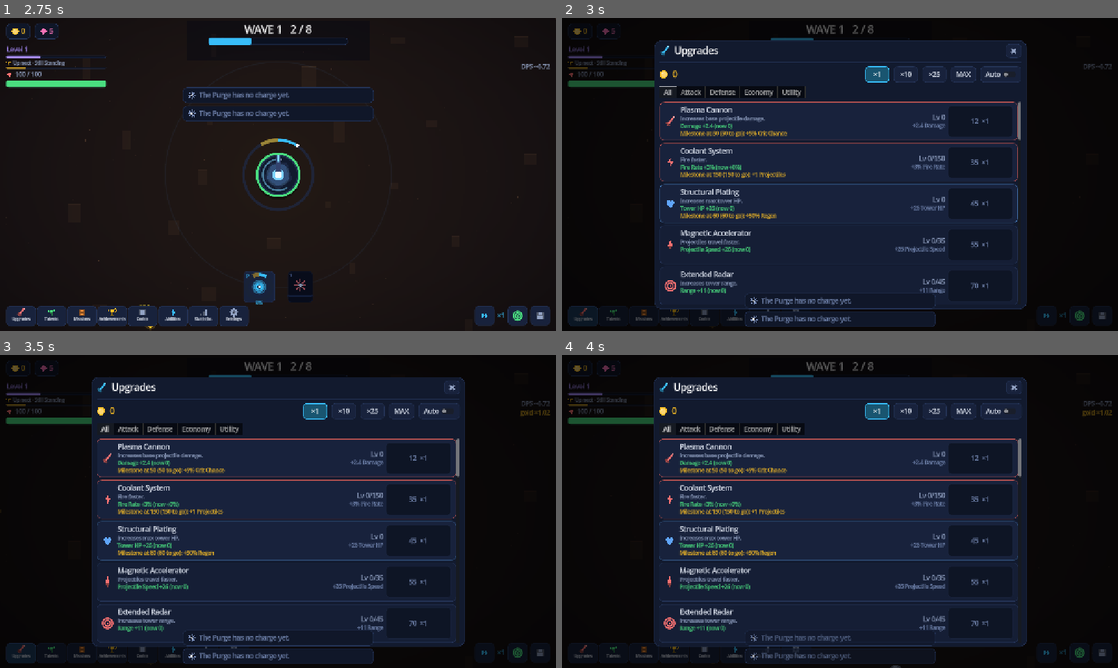
Above: before the commit, frames 1-4 (two rows, left to right).
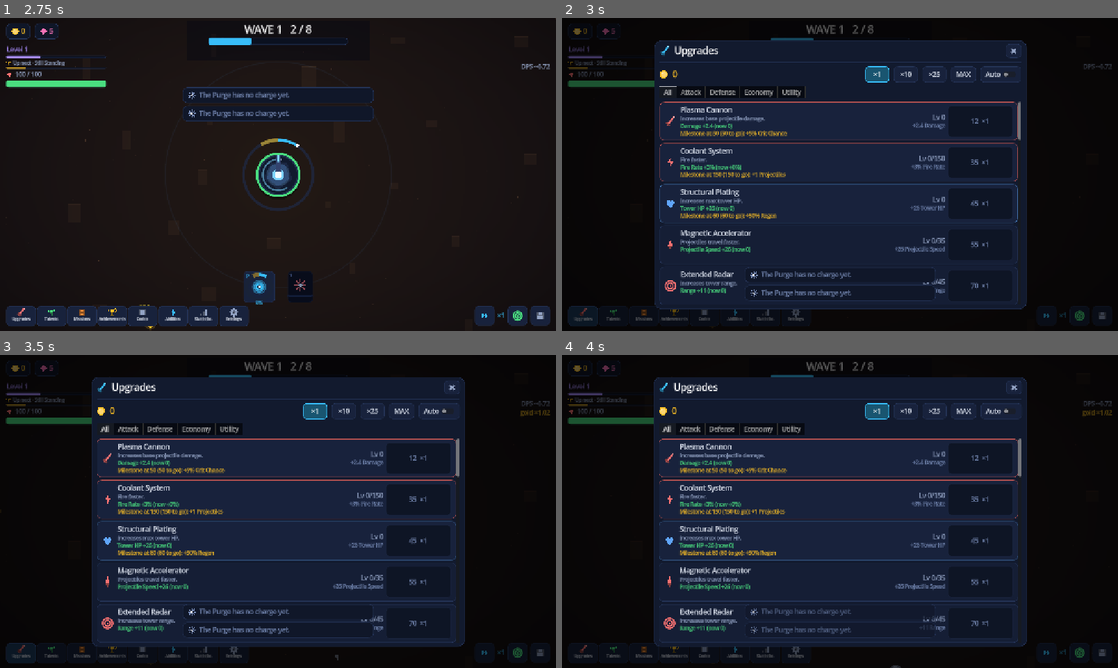
Above: after the commit, the same moments.

Repository: joabcostamd/joabcostamd
Game: Godot game, scene res://scenes/main.tscn
The game is run twice, just before and just after one commit, with the same random seed, the same clock (stepped at 60 frames per second) and the same inputs.
Inputs (mouse positions are in pixels of both pictures, inside the frame that each line leads up to):
- Up to frame 1 (2.75 s): click "START" at 0.5 s; click (261, 287) at 1.25 s; click "1" at 2 s
- Up to frame 2 (3 s): click (584, 315) at 2.77 s
- Up to frame 3 (3.5 s): no input
- Up to frame 4 (4 s): click (612, 652) at 3.52 s

Frame 1 is identical in both runs. In frame 2, 2.0% of the frame differs, in the area x 32-68%, y 79-99%; in frame 3, 2.3%, in the area x 32-68%, y 80-99%; in frame 4, 1.1%.

Commit message:
fix: os avisos fugiam para o rodape e o rodape ficou ocupado
Quarta vez que o mesmo defeito aparece, agora pelo outro lado. Os avisos ja
tinham aprendido a fugir de um painel aberto, depois do banner cinematografico,
depois do dialogo de evento — e o lugar para onde eles fugiam, o rodape, ficou
OCUPADO quando os doze botoes de painel ganharam rotulo. Numa captura da onda 93
o aviso "Algo atravessa a arena sem olhar para voce" e os rotulos "Conquistas",
"Codex" e "Habilidades" saiam impressos um por cima do outro, os dois ilegiveis.

A causa de fundo e que a faixa do rodape era um numero solto repetido em dois
arquivos. Agora e uma constante do kit (`UI.RODAPE_TOPO`, `RODAPE_BASE`,
`RODAPE_FOLGA`) que os dois lados leem: quem mexer na altura da barra mexe num
lugar so, e os avisos acompanham sozinhos.

5 assercoes novas (637 no total).

Co-Authored-By: Claude Opus 5 <noreply@anthropic.com>
Claude-Session: https://claude.ai/code/session_01KjywRohvpoYfEskZwwMkww

Diff:
--- a/torre-eterna/scripts/ui/hud.gd
+++ b/torre-eterna/scripts/ui/hud.gd
@@ -274,8 +274,8 @@
 	menu.anchor_right = 0.0
 	menu.anchor_top = 1.0
 	menu.anchor_bottom = 1.0
-	menu.offset_top = -58
-	menu.offset_bottom = -14
+	menu.offset_top = int(UI.RODAPE_TOPO)
+	menu.offset_bottom = int(UI.RODAPE_BASE)
 	menu.offset_left = 14
 	menu.offset_right = 858
 	add_child(menu)
@@ -310,8 +310,8 @@
 	acoes.anchor_right = 1.0
 	acoes.anchor_top = 1.0
 	acoes.anchor_bottom = 1.0
-	acoes.offset_top = -58
-	acoes.offset_bottom = -14
+	acoes.offset_top = int(UI.RODAPE_TOPO)
+	acoes.offset_bottom = int(UI.RODAPE_BASE)
 	acoes.offset_left = -418
 	acoes.offset_right = -14
 	acoes.alignment = BoxContainer.ALIGNMENT_END
--- a/torre-eterna/scripts/ui/panel_manager.gd
+++ b/torre-eterna/scripts/ui/panel_manager.gd
@@ -152,8 +152,15 @@
 	# fica curta de propósito: com o painel aberto só cabem DOIS avisos antes de
 	# começar a cobrir conteúdo, então o teto cai de cinco para dois enquanto o
 	# painel estiver na frente.
-	caixa_toast.offset_top = -110.0 if aberto else 96.0
-	caixa_toast.offset_bottom = -10.0 if aberto else 300.0
+	# QUARTA vez que o mesmo defeito aparece, agora pelo outro lado: os avisos
+	# fugiam para o rodape e o rodape ficou OCUPADO. Desde que os doze botoes de
+	# painel ganharam rotulo, a faixa de -110 a -10 e exatamente onde eles vivem
+	# (-58 a -14), e numa captura da onda 93 o aviso e os rotulos "Conquistas",
+	# "Codex" e "Habilidades" saiam impressos um por cima do outro, os dois
+	# ilegiveis. A caixa agora para ACIMA da barra, com folga.
+	var teto_toast := UI.RODAPE_TOPO - UI.RODAPE_FOLGA
+	caixa_toast.offset_top = (teto_toast - 110.0) if aberto else 96.0
+	caixa_toast.offset_bottom = teto_toast if aberto else 300.0
 	caixa_toast.grow_vertical = Control.GROW_DIRECTION_BEGIN if aberto else Control.GROW_DIRECTION_END
 	caixa_toast.alignment = BoxContainer.ALIGNMENT_END if aberto else BoxContainer.ALIGNMENT_CENTER
 	# Abrir um painel também precisa aparar o que já estava na tela: avisos
--- a/torre-eterna/scripts/ui/ui_kit.gd
+++ b/torre-eterna/scripts/ui/ui_kit.gd
@@ -48,6 +48,19 @@
 	"nucleos": "nucleo", "eter": "eter", "poeira": "poeira",
 }
 
+## A FAIXA DO RODAPE, num lugar so.
+##
+## O rodape de paineis e a barra de acoes vivem entre estas duas linhas, e os
+## avisos (toasts) precisam parar ACIMA delas quando se mudam para baixo. Ja
+## deu errado quatro vezes por serem numeros soltos em arquivos diferentes: na
+## ultima, os avisos e os rotulos "Conquistas", "Codex" e "Habilidades" saiam
+## impressos um por cima do outro. Quem mexer na altura da barra mexe aqui, e
+## os avisos acompanham sozinhos.
+const RODAPE_TOPO := -58.0
+const RODAPE_BASE := -14.0
+## Folga entre o que flutua e a barra.
+const RODAPE_FOLGA := 12.0
+
 # --------------------------------------------------------------- contraste
 
 ## Luminancia relativa da WCAG 2.1. Vive aqui, e nao so na suite, porque a
--- a/torre-eterna/tools/suites/testes.gd
+++ b/torre-eterna/tools/suites/testes.gd
@@ -83,7 +83,7 @@
 	# Agora cada grupo tem o proprio minimo. Perder um bloco reprova NOMEANDO o
 	# bloco, e acrescentar teste continua nunca reprovando.
 	var minimo_por_grupo := {
-		"Acessibilidade": 17, "Alcancavel": 8, "Big": 12,
+		"Acessibilidade": 22, "Alcancavel": 8, "Big": 12,
 		"Chaves dinamicas": 3, "Combate": 9, "Defesa": 27,
 		"Dicas": 5, "Economia": 9, "Elites": 11,
 		"Eventos": 12, "Feedback": 2, "Ferramentas": 3, "Daltonismo": 9, "Tempo": 5, "Conteudo lido": 21, "Fmt": 6,
@@ -2623,6 +2623,20 @@
 		if linha_cfg.contains("focus_mode = Control.FOCUS_NONE"):
 			sem_foco += 1
 	ok("nenhum controle de Configuracoes fica fora do teclado", sem_foco == 0, str(sem_foco))
+	# O QUE FLUTUA TEM QUE PARAR ACIMA DA BARRA. Quatro vezes o mesmo defeito:
+	# os avisos aprenderam a fugir do painel, do banner e do dialogo de evento, e
+	# na quarta o lugar para onde eles fugiam — o rodape — ficou ocupado pelos
+	# doze botoes com rotulo. A faixa agora e uma constante so, e os dois lados
+	# tem que le-la.
+	ok("a faixa do rodape e uma constante do kit", UI.RODAPE_TOPO < UI.RODAPE_BASE)
+	ok("...com folga declarada", UI.RODAPE_FOLGA > 0.0)
+	var txt_pm := _ler("res://scripts/ui/panel_manager.gd")
+	ok("os avisos param acima da barra", txt_pm.contains("UI.RODAPE_TOPO - UI.RODAPE_FOLGA"))
+	var txt_h3 := _ler("res://scripts/ui/hud.gd")
+	ok("a barra usa a mesma constante", txt_h3.contains("int(UI.RODAPE_TOPO)"))
+	ok("...nos dois lados do rodape",
+		txt_h3.count("int(UI.RODAPE_TOPO)") >= 2 and txt_h3.count("int(UI.RODAPE_BASE)") >= 2)
+
 	# O rodape do HUD continua SEM foco de proposito: e barra de ferramentas por
 	# cima da arena e tem atalho proprio. Se alguem ligar foco la, isto avisa.
 	var txt_hud2 := _ler("res://scripts/ui/hud.gd")
Not shown, changed: torre-eterna/AGENTS.md
Not shown, changed: torre-eterna/README.md
Not shown, changed: torre-eterna/docs/PLANO.md
Not shown, changed: torre-eterna/docs/QUALIDADE.md
